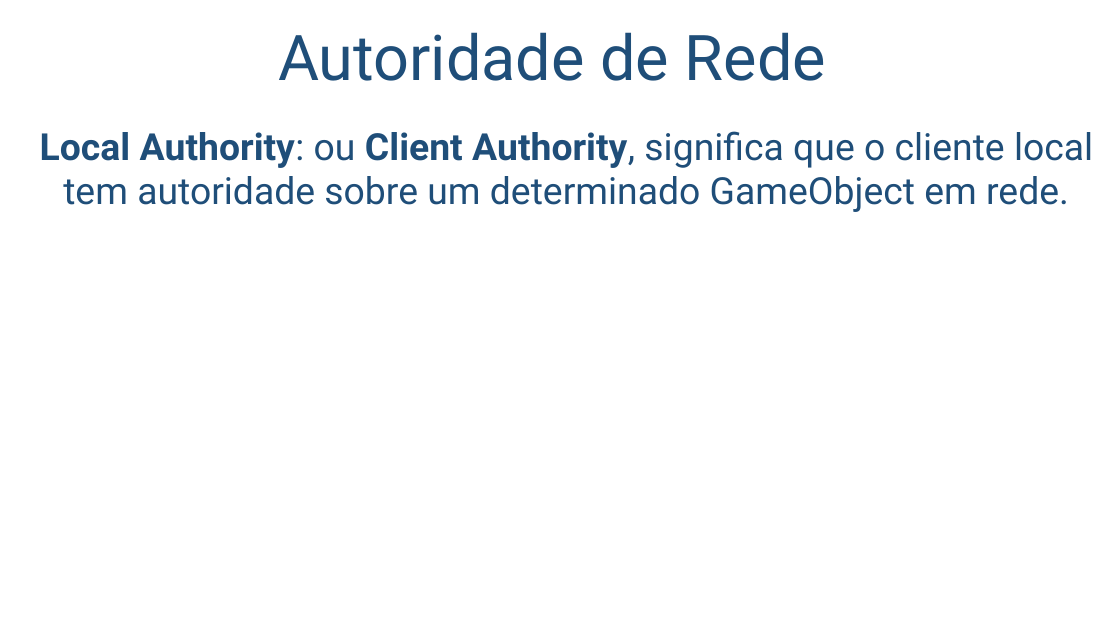
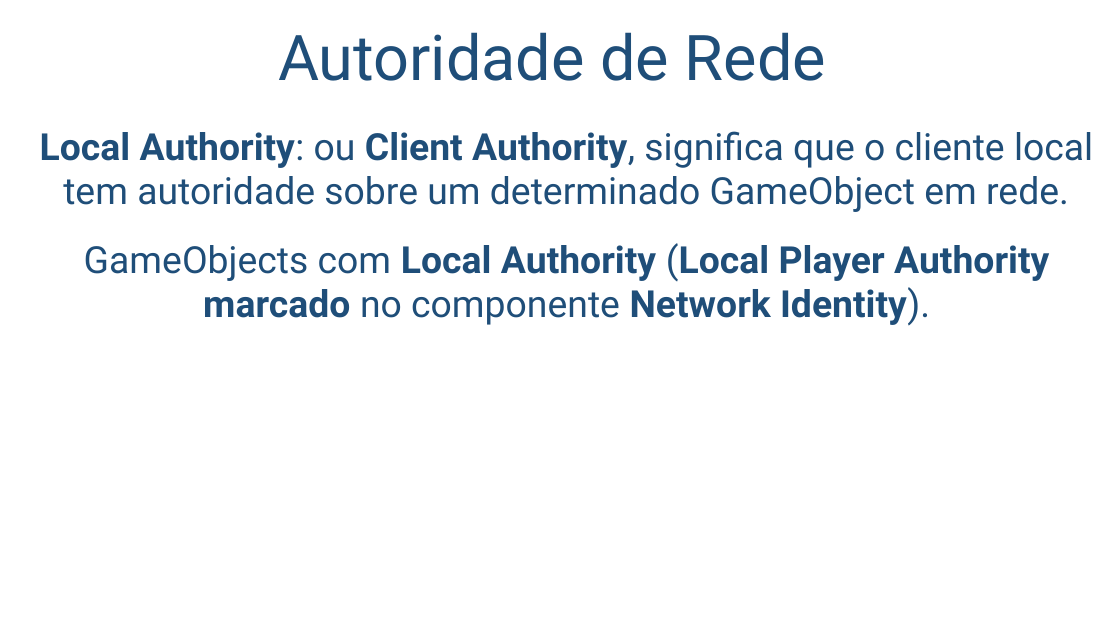
Before and after one commit to salmo-jr/public-slides, a slide deck: slide 13 of unity-multiplayer.pptx. Drawn at 1120x630 pixels with LibreOffice and Linux fonts; fonts in the diff are those of the drawing; background and template pictures are left out. Boxes give left, top, right and bottom in pixels: in the first picture for what was removed or moved away, otherwise in the second. Text is boxed around its words. In the diff, an @@ line names an element or a change of style, - is before the commit and + after.

Commit message:
Adição de um slide para explicar o método OnStartServer; e adição de detalhes nos slides sobre Local Authority e Server Authority.

```diff
--- a/unity-multiplayer.pptx
+++ b/unity-multiplayer.pptx
@@ text at box(84, 243, 1049, 326): paragraph added @@
+GameObjects com Local Authority (Local Player Authority marcado no componente Network Identity).
```
Also in this commit, not shown: 2 other slides changed, 1 slide added.
